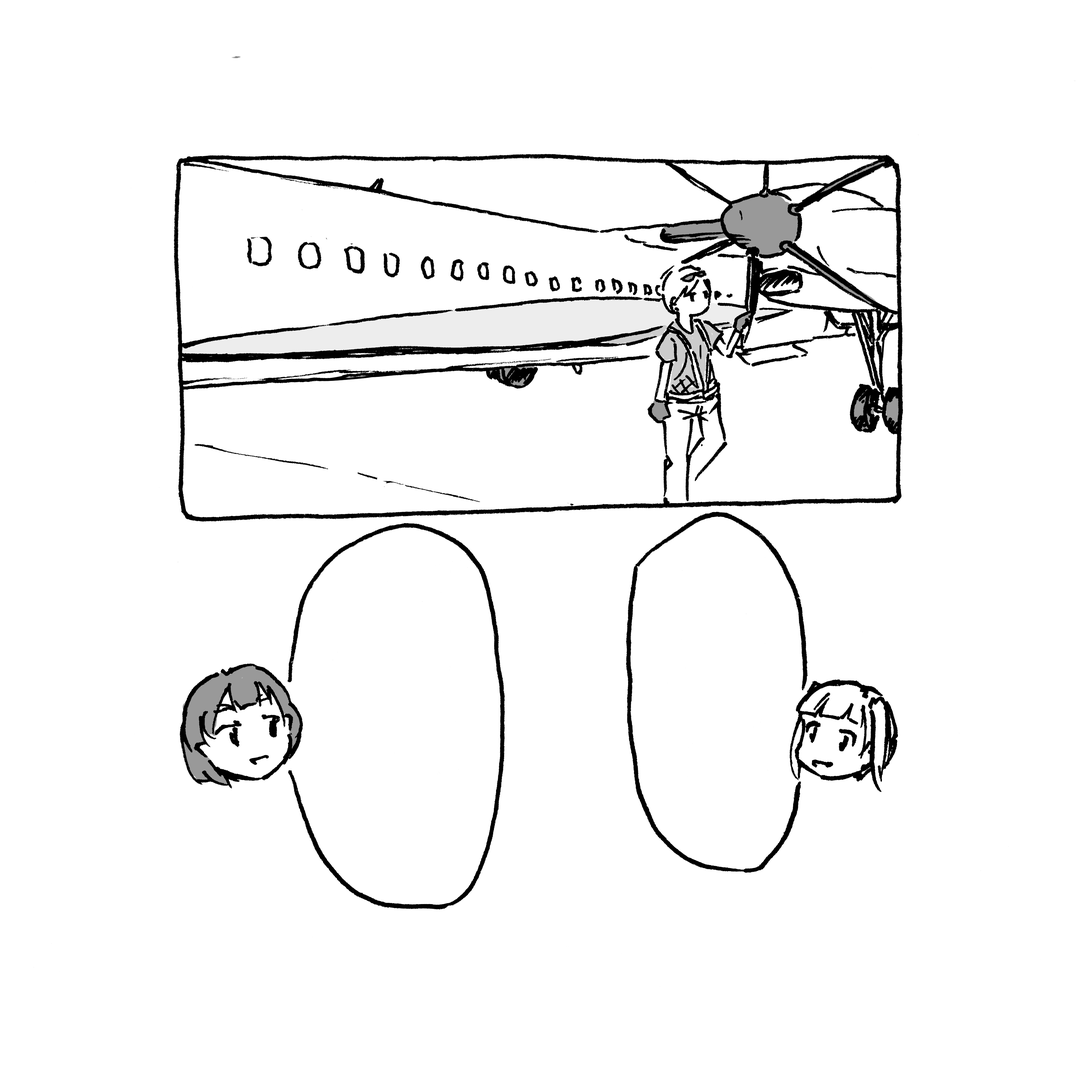
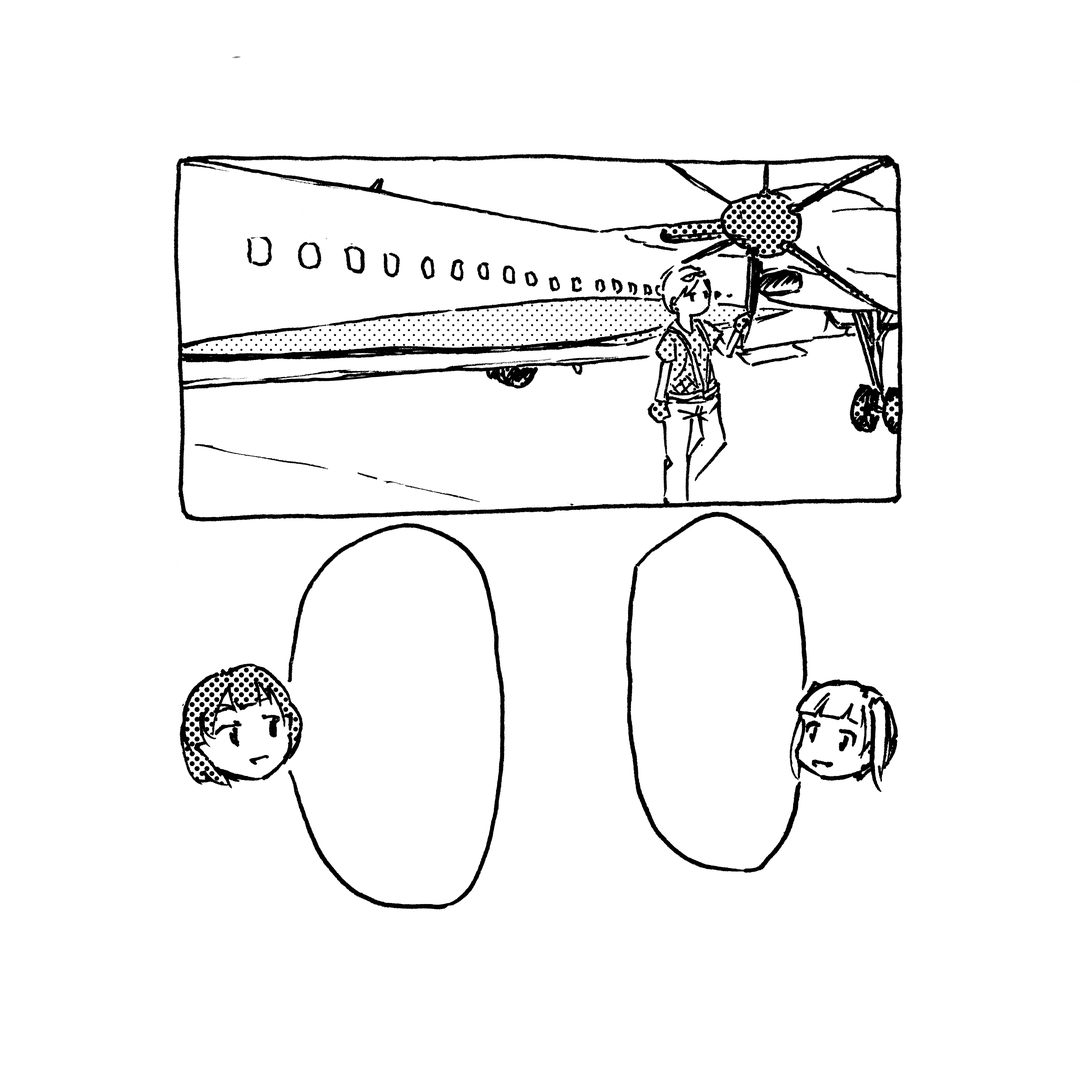
Revision of a layered 1091px x 1091px image; what changed, layer by layer:
added layer "レイヤー 6" (multiply) above "グループ 2" over [180, 159, 900, 787]
moved "レイヤー 3" into group "グループ 2" over [604, 321, 733, 395]
moved "レイヤー 5" into group "グループ 2" over [181, 298, 785, 359]
moved "レイヤー 2" into group "グループ 2" over [180, 159, 900, 787]
added group "グループ 1" with 3 layers above "べた塗り 1" over [180, 159, 900, 787]
renamed "背景" to "レイヤー 0", moved it into group "グループ 1" over [180, 159, 900, 787]
added layer "べた塗り 1" over [180, 159, 900, 787]
